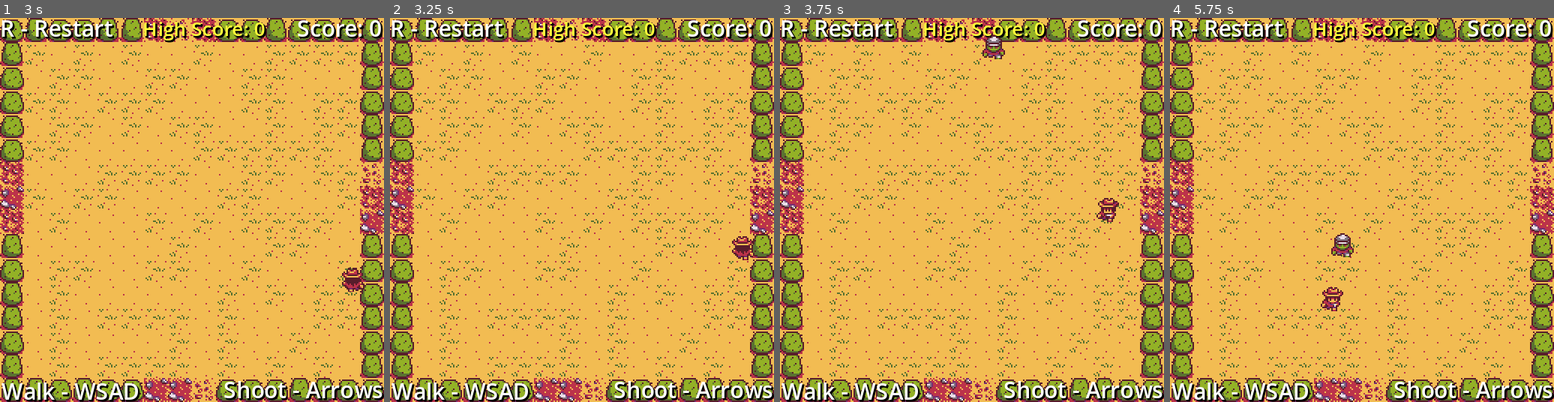
Above: before the commit, frames 1-4 (left to right).
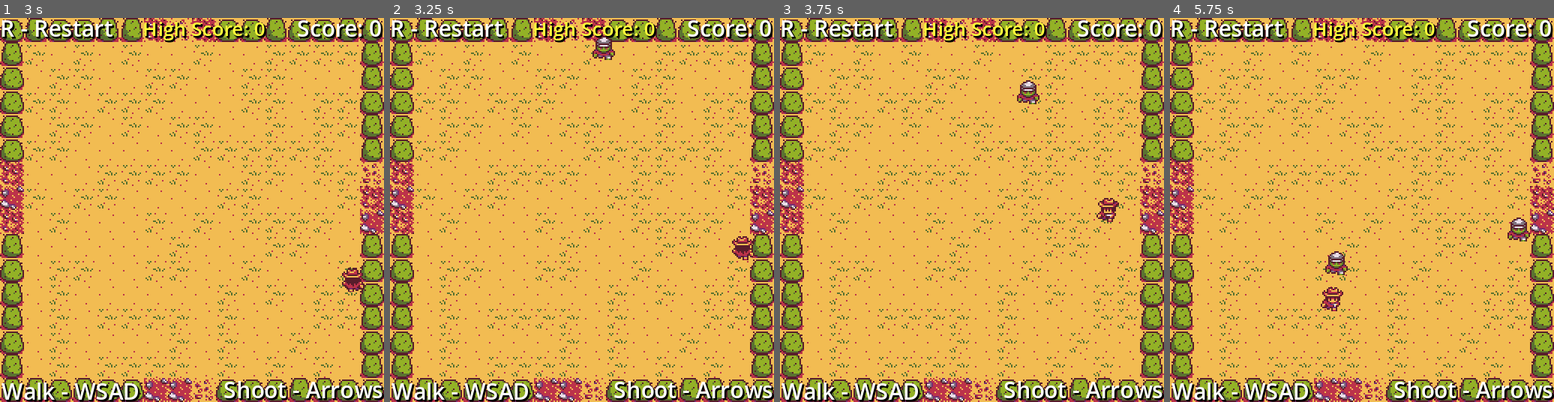
Above: after the commit, the same moments.

Repository: dompsz/JOTPK
Game: Godot game, scene res://scenes/main.tscn
Two runs of this game, one before a commit and one after it. Both use one fixed random seed, a clock stepped at 60 frames per second and the inputs below.
Inputs:
- Up to frame 1 (3 s): tap Enter at 0.5 s; hold D (MoveRight) 0.53-1.28 s; hold S (MoveDown) 1.28-2.03 s; hold D (MoveRight) 2.03-2.78 s; hold W (MoveUp) from 2.78 s (still down)
- Up to frame 2 (3.25 s): keep holding W (MoveUp)
- Up to frame 3 (3.75 s): release W (MoveUp) at 3.53 s; hold A (MoveLeft) from 3.53 s (still down)
- Up to frame 4 (5.75 s): release A (MoveLeft) at 5.03 s; hold S (MoveDown) from 5.03 s (still down)

Frame 1 is identical in both runs. In frame 2, 0.3% of the frame differs, in the area x 52-59%, y 4-11%; in frame 3, 0.5%; in frame 4, 0.8%, in the area x 40-94%, y 51-67%.

Commit message:
Difficulty increase

Diff:
--- a/scripts/spawners_controller.gd
+++ b/scripts/spawners_controller.gd
@@ -15,9 +15,9 @@
 @onready var s12 = $"../spawners/spawner12"
 @onready var main = $".."
 
-var timer_cooldown = 3
-var timer_min = 1
-var timer_decrease_speed = 0.1
+var timer_cooldown = 2.5
+var timer_min = 0.75
+var timer_decrease_speed = 0.05
 
 func _ready():
 #timer setup
